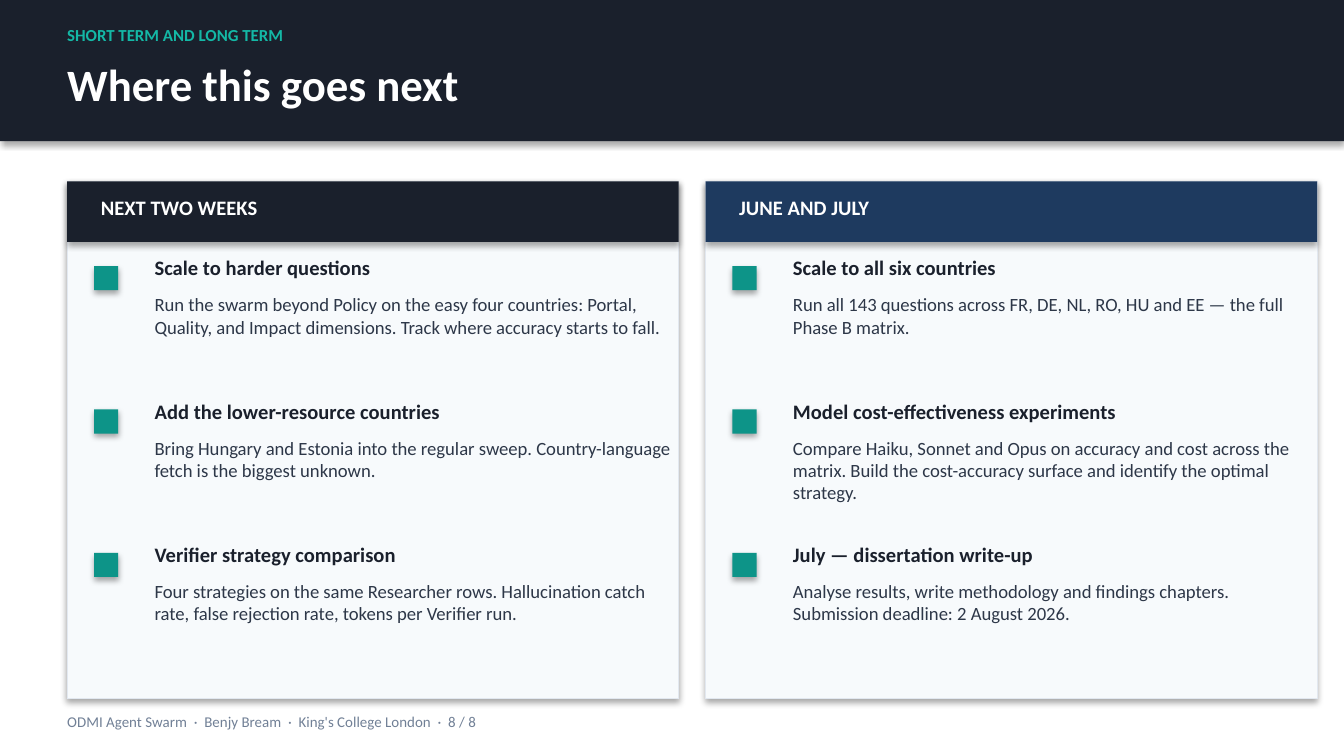
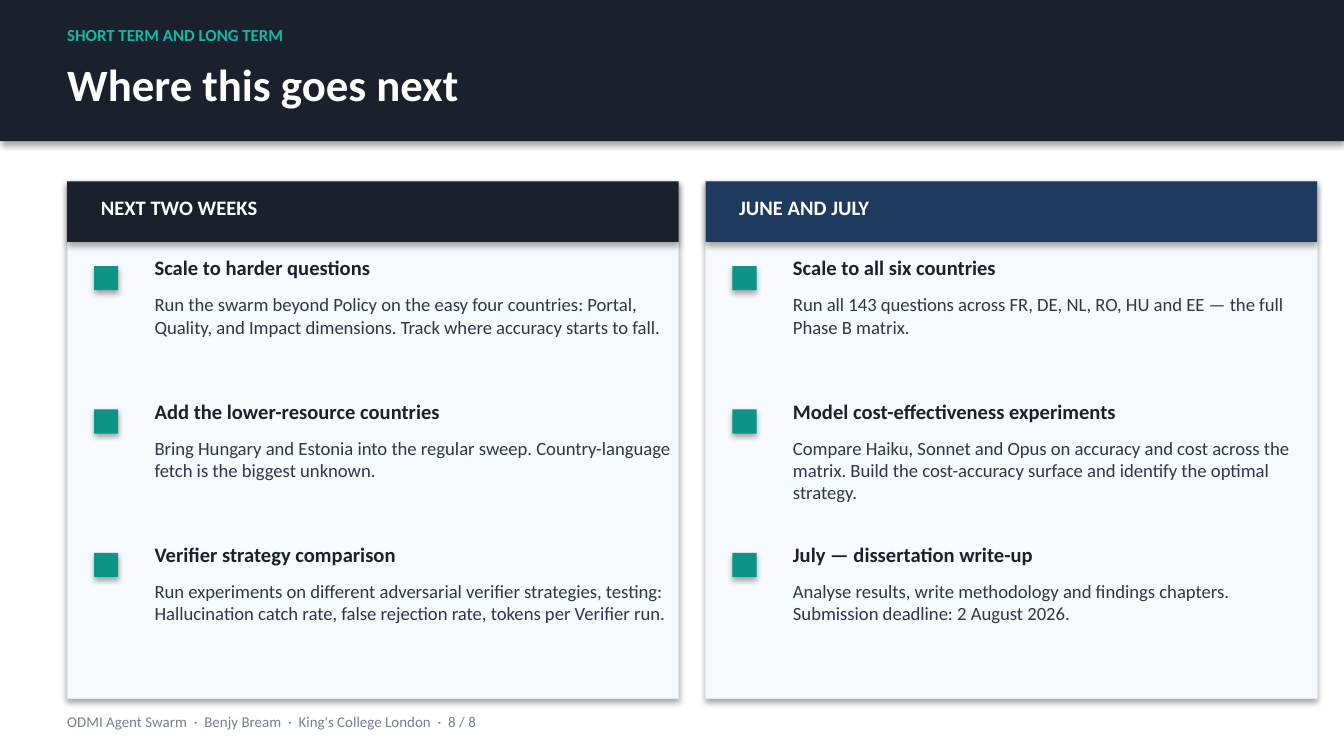
Before and after one commit to benjyb1/odmi-agent-swarm, a slide deck: slide 7 of docs/PROGRESS_SLIDES_2026-05-14.pptx (slide 8 before the commit). Drawn at 1344x756 pixels with LibreOffice and Linux fonts; fonts in the diff are those of the drawing. Boxes give left, top, right and bottom in pixels: in the first picture for what was removed or moved away, otherwise in the second. Text is boxed around its words. In the diff, an @@ line names an element or a change of style, - is before the commit and + after.

```diff
--- a/docs/PROGRESS_SLIDES_2026-05-14.pptx
+++ b/docs/PROGRESS_SLIDES_2026-05-14.pptx
@@ text at (x1=155, y1=585, x2=665, y2=623): text changed @@
-Four strategies on the same Researcher rows. Hallucination catch rate, false rejection rate, tokens per Verifier run.
+Run experiments on different adversarial verifier strategies, testing:
+Hallucination catch rate, false rejection rate, tokens per Verifier run.
```
Also in this commit, not shown: 1 other slide changed, 1 slide removed, 1 other file.
